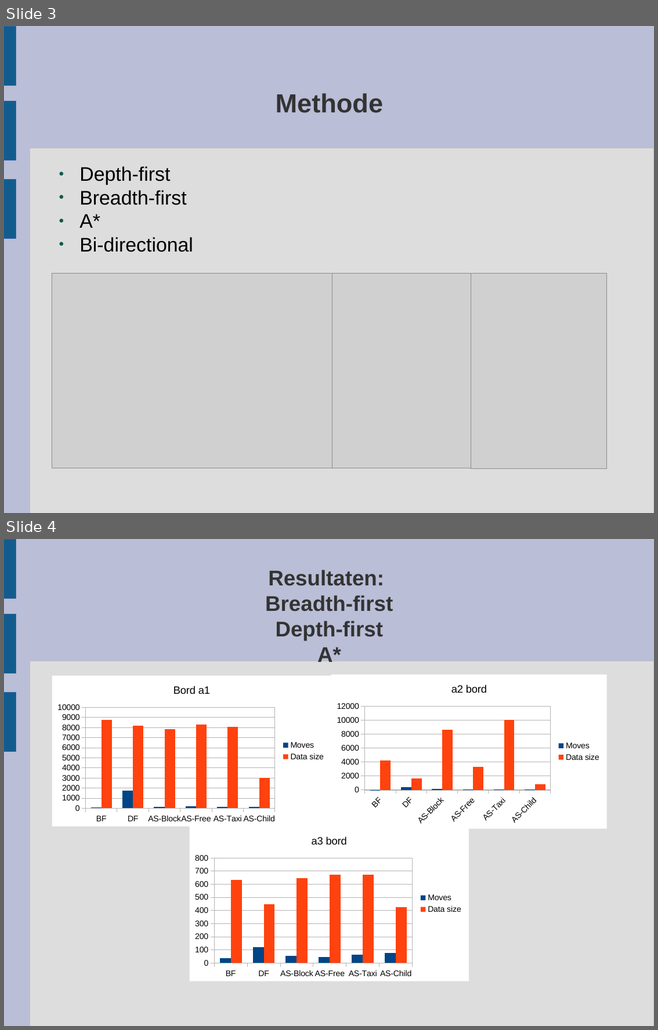
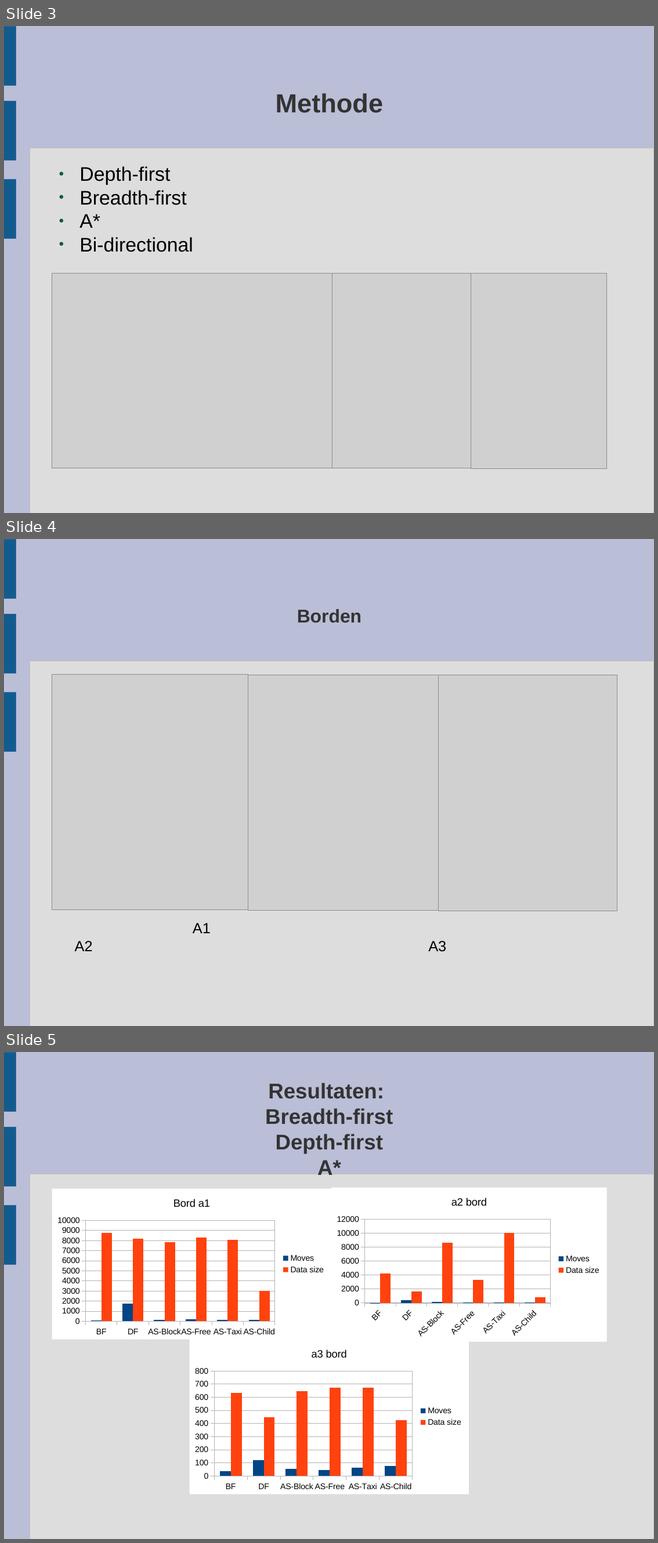
Before and after one commit to cmdras/spitsuur, a slide deck: Presentatie Heuristieken/Presentatie Heuristieken.odp. Shown one above the other, each under a label of ours: slides 3 and 4 before the commit, slides 3, 4 and 5 after it. The pictures are 658x1030 and 658x1543 pixels, drawn with LibreOffice and Linux fonts; fonts in the diff are those of the drawing; grey boxes stand for pictures. Boxes give left, top, right and bottom in pixels: in the first picture for what was removed or moved away, otherwise in the second. Text is boxed around its words. In the diff, an @@ line names an element or a change of style, - is before the commit and + after.

```diff
--- a/Presentatie Heuristieken/Presentatie Heuristieken.odp
+++ b/Presentatie Heuristieken/Presentatie Heuristieken.odp
@@ slide 4 added at box(4, 539, 654, 1026), background #BABED6; not listed: 4 template elements that a slide beside it also shows @@
@@ title added at box(297, 609, 361, 623), 22.6 pt, text #333333, bold @@
+Borden
@@ picture added at box(52, 675, 248, 910) @@
@@ picture added at box(248, 675, 440, 910) @@
@@ picture added at box(438, 675, 617, 911) @@
@@ text added at box(75, 923, 446, 952), 18 pt, text #000000 @@
+A1 A2 A3
@@ what was slide 4 is now slide 5 @@
```
Also in this commit, not shown: 1 other file.
